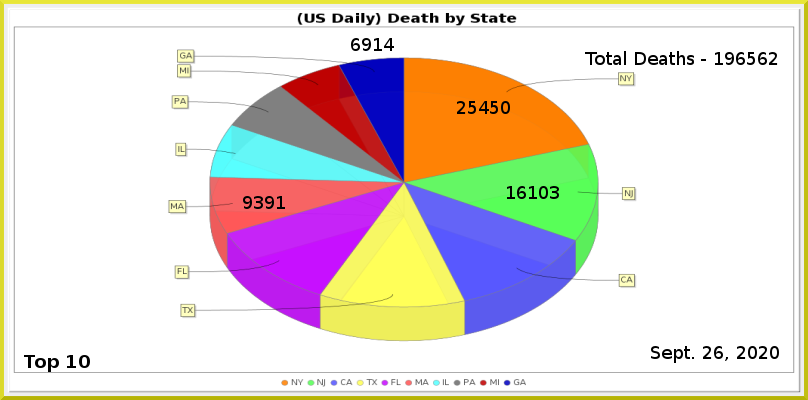
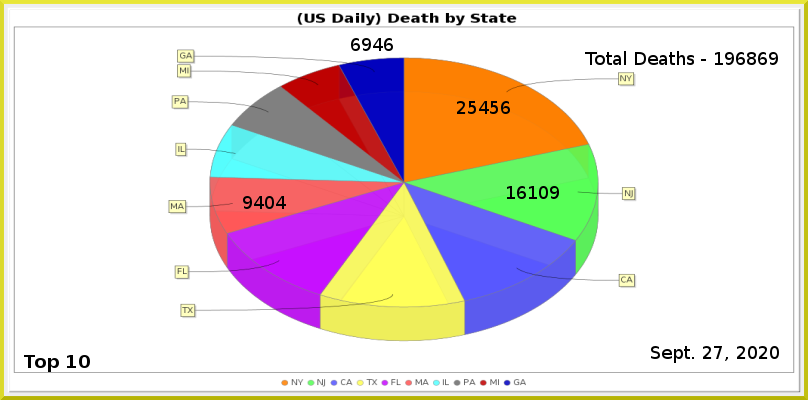
Layer changes from the first 808x400 image to the second:
painted on "Least" over [left=373, top=38, right=394, bottom=51]
painted on "MA" over [left=254, top=196, right=286, bottom=209]
painted on "NJ" over [left=550, top=186, right=559, bottom=199]
painted on "NY" over [left=501, top=101, right=510, bottom=114]
renamed "Total Deaths - 196562" to "Total Deaths - 196869", painted on it over [left=747, top=52, right=778, bottom=65]
painted on "Current Date" over [left=714, top=346, right=723, bottom=359]
